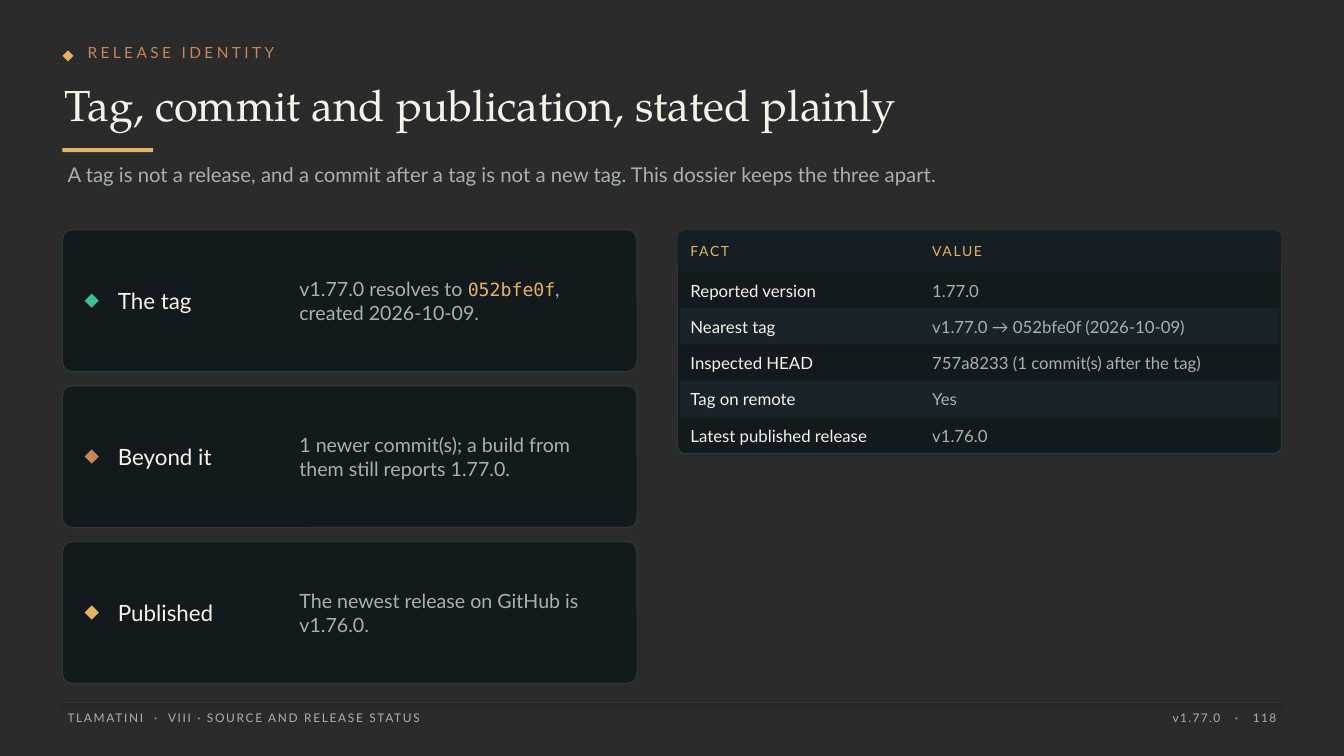
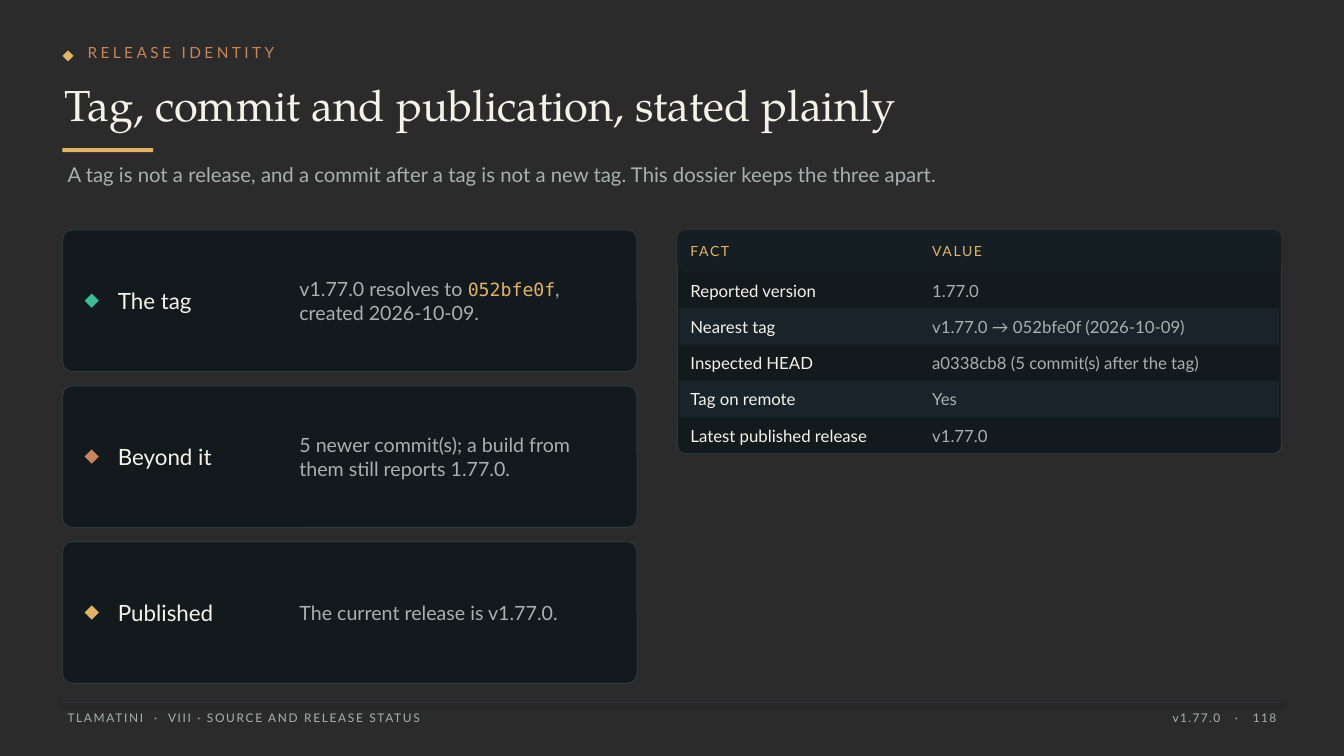
Before and after one commit to XAIHT/Tlamatini, a slide deck: slide 118 of Tlamatini_eXtended_Artificial_Intelligence_Humanly_Tempered.pptx. Drawn at 1344x756 pixels with LibreOffice and Linux fonts; fonts in the diff are those of the drawing; background and template pictures are left out; a plain dark background stands for a picture behind light text. Boxes give left, top, right and bottom in pixels: in the first picture for what was removed or moved away, otherwise in the second. Text is boxed around its words. In the diff, an @@ line names an element or a change of style, - is before the commit and + after.

```diff
--- a/Tlamatini_eXtended_Artificial_Intelligence_Humanly_Tempered.pptx
+++ b/Tlamatini_eXtended_Artificial_Intelligence_Humanly_Tempered.pptx
@@ text at box(932, 356, 1199, 372): text changed @@
-757a8233 (1 commit(s) after the tag)
+a0338cb8 (5 commit(s) after the tag)
@@ text at box(299, 437, 570, 480): text changed @@
-1 newer commit(s); a build from them still reports 1.77.0.
+5 newer commit(s); a build from them still reports 1.77.0.
@@ text at box(932, 430, 987, 442): text changed @@
-v1.76.0
+v1.77.0
@@ text at box(299, 605, 558, 620): text changed @@
-The newest release on GitHub is v1.76.0.
+The current release is v1.77.0.
```
Also in this commit, not shown: 32 other slides changed, 4 other files.
